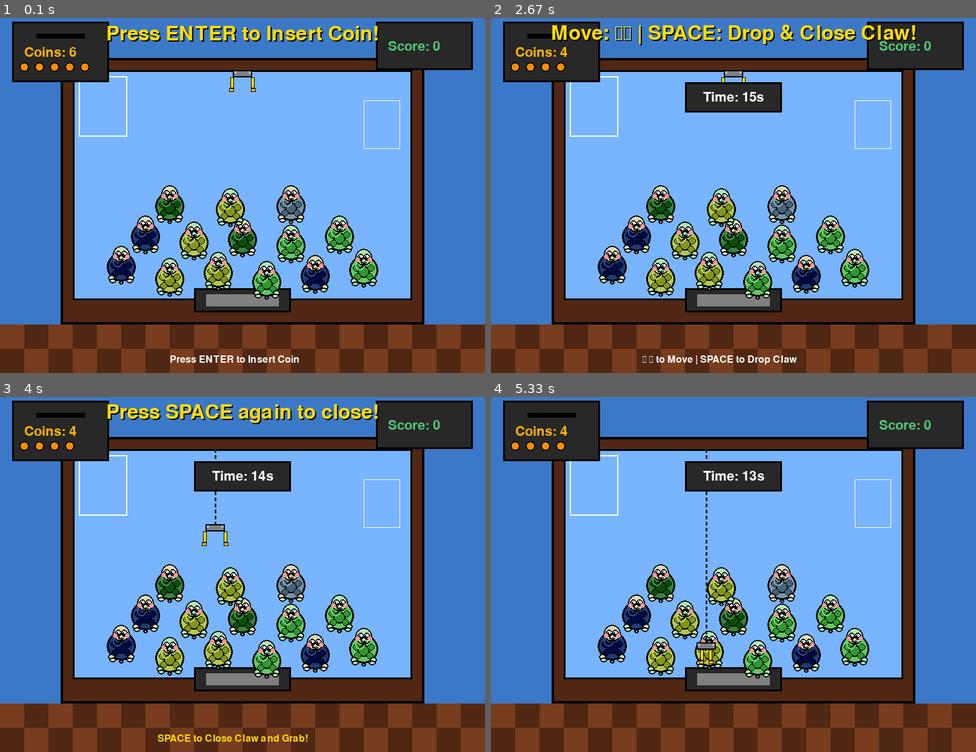
Above: before the commit, frames 1-4 (two rows, left to right).
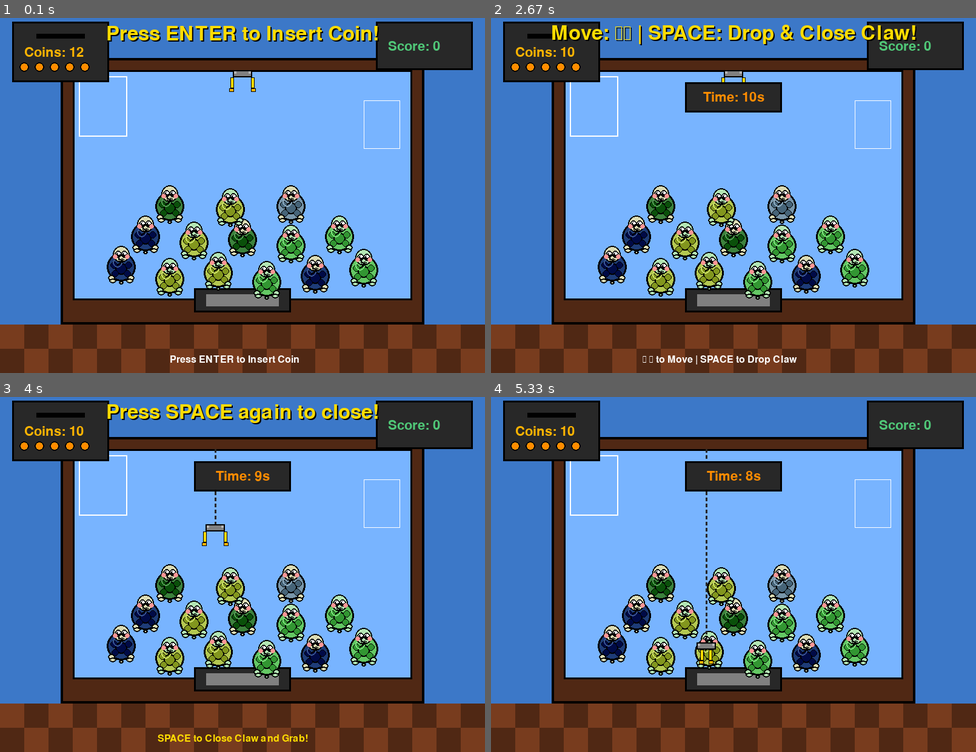
Above: after the commit, the same moments.

Repository: MeiLam1218/Claw-Machine
Game: pygame game, started from Claw Machine.py
Two runs of this game, one before a commit and one after it. Both use one fixed random seed, a clock stepped at 60 frames per second and the inputs below.
Inputs:
- Up to frame 1 (0.1 s): no input
- Up to frame 2 (2.67 s): tap Enter at 0.33, 2.57 s; tap Space at 0.67, 1.07, 1.37 s; hold Right 1-1.47 s
- Up to frame 3 (4 s): hold Left 2.9-3.3 s; tap Enter at 3.05 s; hold Right 3.33-3.97 s; tap Space at 3.48 s
- Up to frame 4 (5.33 s): no input

The runs differ from the first frame. In frame 1, less than 0.1% of the frame differs, in the area x 14-18%, y 8-11%; in frame 2, 0.3%; in frame 3, 0.3%, in the area x 14-57%, y 8-24%; in frame 4, 0.3%.

Commit message:
commit - Set the system more realistic

Diff:
--- a/Claw Machine.py
+++ b/Claw Machine.py
@@ -50,7 +50,24 @@
         self.color = color
         self.size = 24
         self.caught = False
+        self.falling = False  # Is the turtle falling?
+        self.fall_speed = 0  # Vertical speed when falling
+        self.original_y = y  # Remember the original Y position
         self.rect = pygame.Rect(x - self.size, y - self.size, self.size * 2, self.size * 2)
+
+    def update(self):
+        """Update turtle position if falling"""
+        if self.falling:
+            self.fall_speed += 0.5  # Gravity
+            self.y += self.fall_speed
+
+            # Stop falling when reaching original position or below
+            if self.y >= self.original_y:
+                self.y = self.original_y
+                self.falling = False
+                self.fall_speed = 0
+
+            self.update_rect()
 
     def draw(self, screen):
         # Draw a super round and chubby turtle!
@@ -148,6 +165,8 @@
         self.state = "moving"  # moving, descending, closing, ascending
         self.grabbed_turtle = None
         self.is_closing = False
+        self.fall_check_done = False  # Track if we've checked for fall
+        self.ascend_frames = 0  # Count frames while ascending
 
     def move_left(self):
         if self.state == "moving" and self.x > 150:
@@ -185,14 +204,29 @@
         elif self.state == "closing":
             # Claw is closing, brief pause then ascend
             self.state = "ascending"
+            self.fall_check_done = False  # Reset for new ascent
+            self.ascend_frames = 0  # Reset frame counter
 
         elif self.state == "ascending":
             self.rope_length -= 3
+            self.ascend_frames += 1  # Count frames while ascending
+
+            # Check for fall (60% chance) when halfway up, but after 30 frames delay
+            if self.grabbed_turtle and not self.fall_check_done and self.rope_length <= self.max_rope // 2 and self.ascend_frames >= 30:
+                self.fall_check_done = True
+                if random.random() < 0.6:  # 60% chance to fall
+                    # Turtle falls back down!
+                    self.grabbed_turtle.caught = False
+                    self.grabbed_turtle.falling = True  # Start falling animation
+                    self.grabbed_turtle.fall_speed = 0  # Reset fall speed
+                    self.grabbed_turtle = None
 
             if self.rope_length <= 0:
                 self.rope_length = 0
                 self.state = "moving"
                 self.is_closing = False
+                self.fall_check_done = False  # Reset for next round
+                self.ascend_frames = 0  # Reset frame counter
                 if self.grabbed_turtle:
                     return True  # Successfully caught!
                 else:
@@ -264,14 +298,14 @@
         self.turtles = []
         self.spawn_turtles()
 
-        self.coins = 6
+        self.coins = 12
         self.score = 0
         self.game_active = False
         self.won_turtles = []
         self.round_over = False
 
         # Timer system
-        self.time_limit = 15  # 15 seconds per coin
+        self.time_limit = 10  # 10 seconds per coin
         self.time_remaining = self.time_limit
         self.timer_frames = 0
 
@@ -312,8 +346,8 @@
             self.message_timer = 120
 
     def start_new_round(self):
-        """Start a new round with 6 fresh coins"""
-        self.coins = 6
+        """Start a new round with 12 fresh coins"""
+        self.coins = 12
         self.score = 0
         self.won_turtles = []
         self.round_over = False
@@ -469,6 +503,7 @@
 
         # Draw turtles
         for turtle in self.turtles:
+            turtle.update()  # Update falling animation
             turtle.draw(self.screen)
 
         # Draw claw
